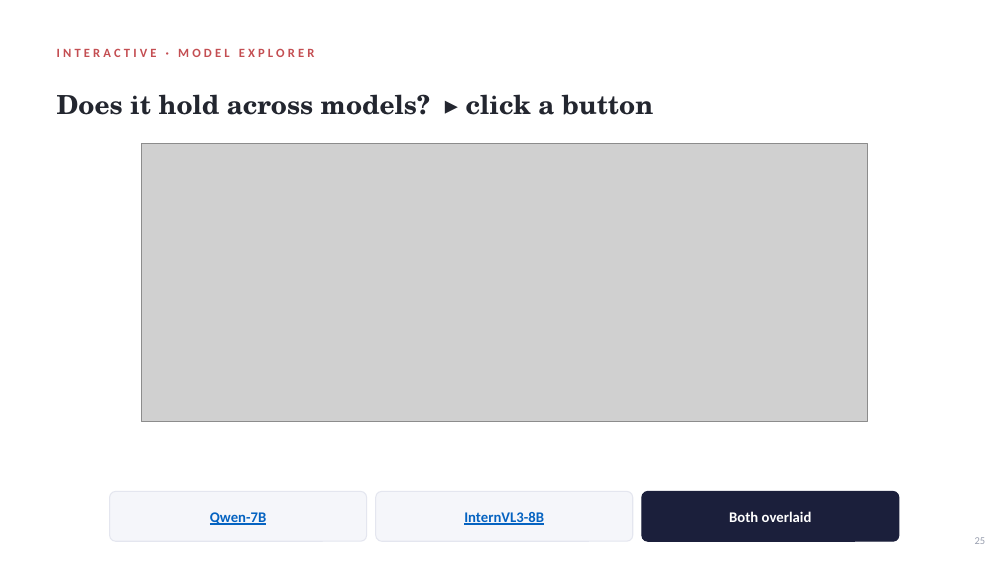
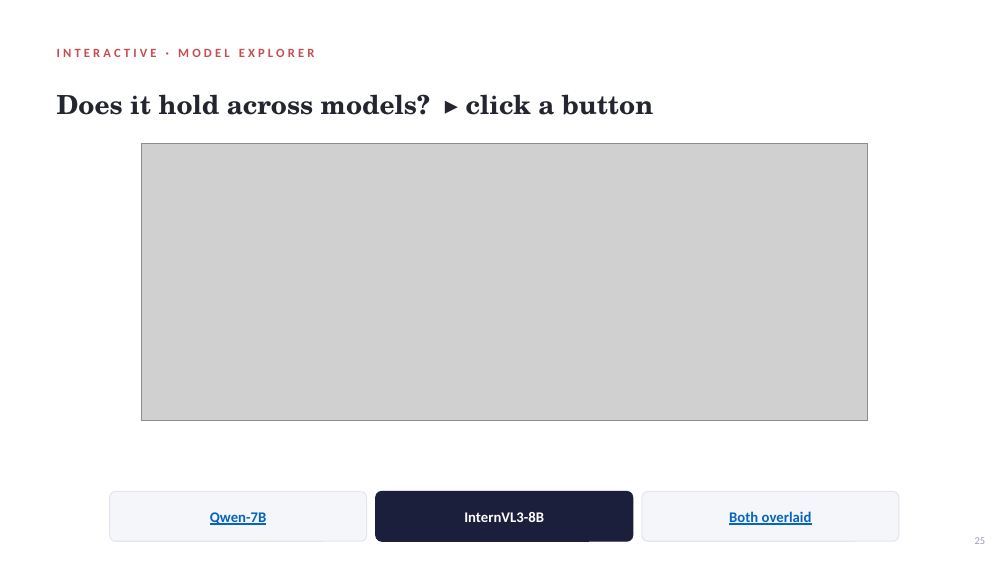
Before and after one commit to xchuan-li/cross_lingual_protobias, a slide deck: slide 25 of v3/paper/ProgressReport_2.pptx. Drawn at 1008x567 pixels with LibreOffice and Linux fonts; fonts in the diff are those of the drawing; grey boxes stand for pictures. Boxes give left, top, right and bottom in pixels: in the first picture for what was removed or moved away, otherwise in the second. Text is boxed around its words. In the diff, an @@ line names an element or a change of style, - is before the commit and + after.

```diff
--- a/v3/paper/ProgressReport_2.pptx
+++ b/v3/paper/ProgressReport_2.pptx
@@ text "InternVL3-8B" at [464,512,544,522]: text colour #0563C1 to #FFFFFF, underline off @@
@@ rounded rectangle at [376,492,633,541]: fill #F5F6FA to #1B1F3B; outline #E4E6EF 1 pt to #1B1F3B 1 pt @@
@@ text "Both overlaid" at [729,511,812,525]: text colour #FFFFFF to #0563C1, underline on @@
@@ rounded rectangle at [642,492,899,541]: fill #1B1F3B to #F5F6FA; outline #1B1F3B 1 pt to #E4E6EF 1 pt @@
```
Also in this commit, not shown: 2 other slides changed, 1 slide added, 1 other file.
